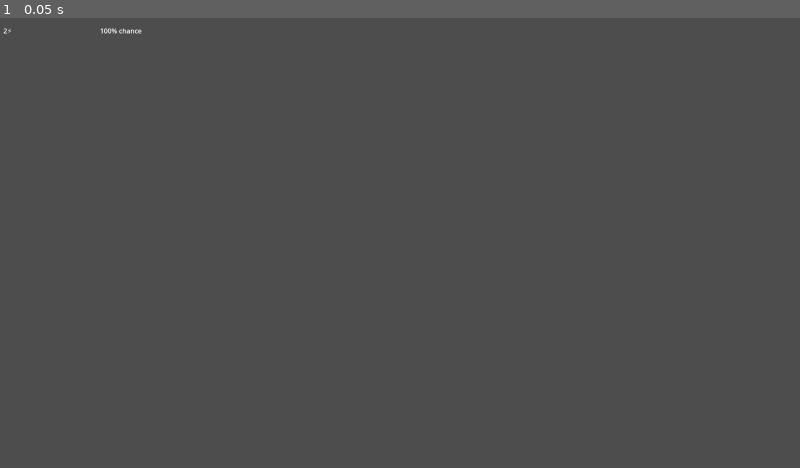
Above: before the commit, frame 1.
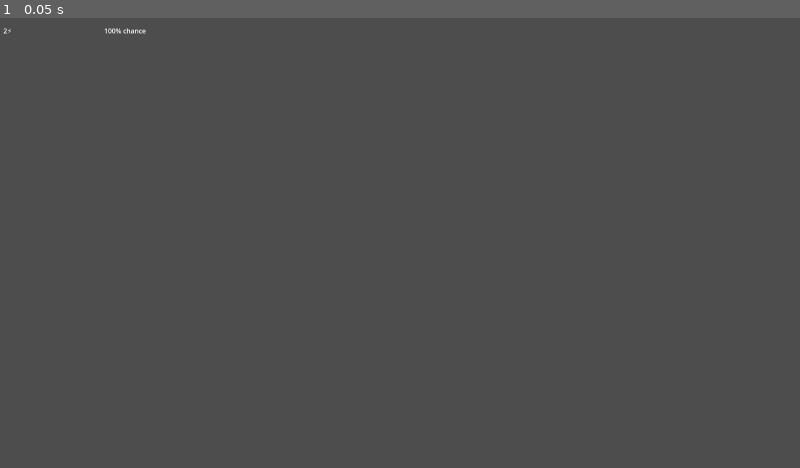
Above: after the commit, the same moment.

Repository: devencire/godot-conduit
Game: Godot game, scene res://scenes/attack_option_description.tscn
The game is run twice, just before and just after one commit, with the same random seed, the same clock (stepped at 60 frames per second) and the same inputs. This scene is started directly instead of the project's main scene.
Inputs:
- Up to frame 1 (0.05 s): no input

The runs differ from the first frame. In frame 1, less than 0.1% of the frame differs, in the area x 12-19%, y 2-4%.
Error in both runs: Invalid call. Nonexistent function 'get_base_power_cost' in base 'Nil'. (res://scripts/AttackOptionDescription.gd:15)

Commit message:
strikeout disabled attack effects

Diff:
--- a/scenes/attack_option_description.tscn
+++ b/scenes/attack_option_description.tscn
@@ -18,7 +18,7 @@
 
 [node name="EffectContainer" type="VBoxContainer" parent="."]
 unique_name_in_owner = true
-custom_minimum_size = Vector2(300, 2.08165e-12)
+custom_minimum_size = Vector2(360, 2.08165e-12)
 layout_mode = 2
 theme = SubResource("Theme_utl7n")
 alignment = 1
--- a/scripts/AttackOptionDescription.gd
+++ b/scripts/AttackOptionDescription.gd
@@ -24,6 +24,10 @@
 	var effects := attack_option.get_effects(attacker, target, TileSet.CELL_NEIGHBOR_TOP_SIDE)
 	for effect in effects:
 		var new_label: RichTextLabel = attack_effect_label.duplicate()
-		new_label.text = effect.display_text()
+		if effect.is_enabled():
+			new_label.text = effect.display_text()
+		else:
+			new_label.text = '[s]%s[/s]' % effect.display_text()
+			new_label.modulate = Color(Color.WHITE, 0.6)
 		new_label.visible = true
 		effect_container.add_child(new_label)
